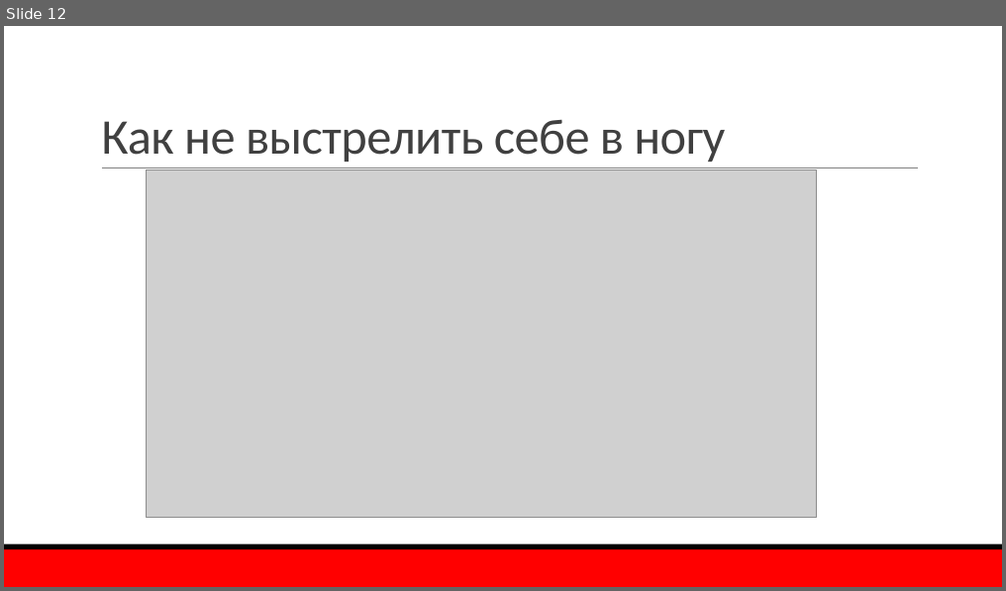
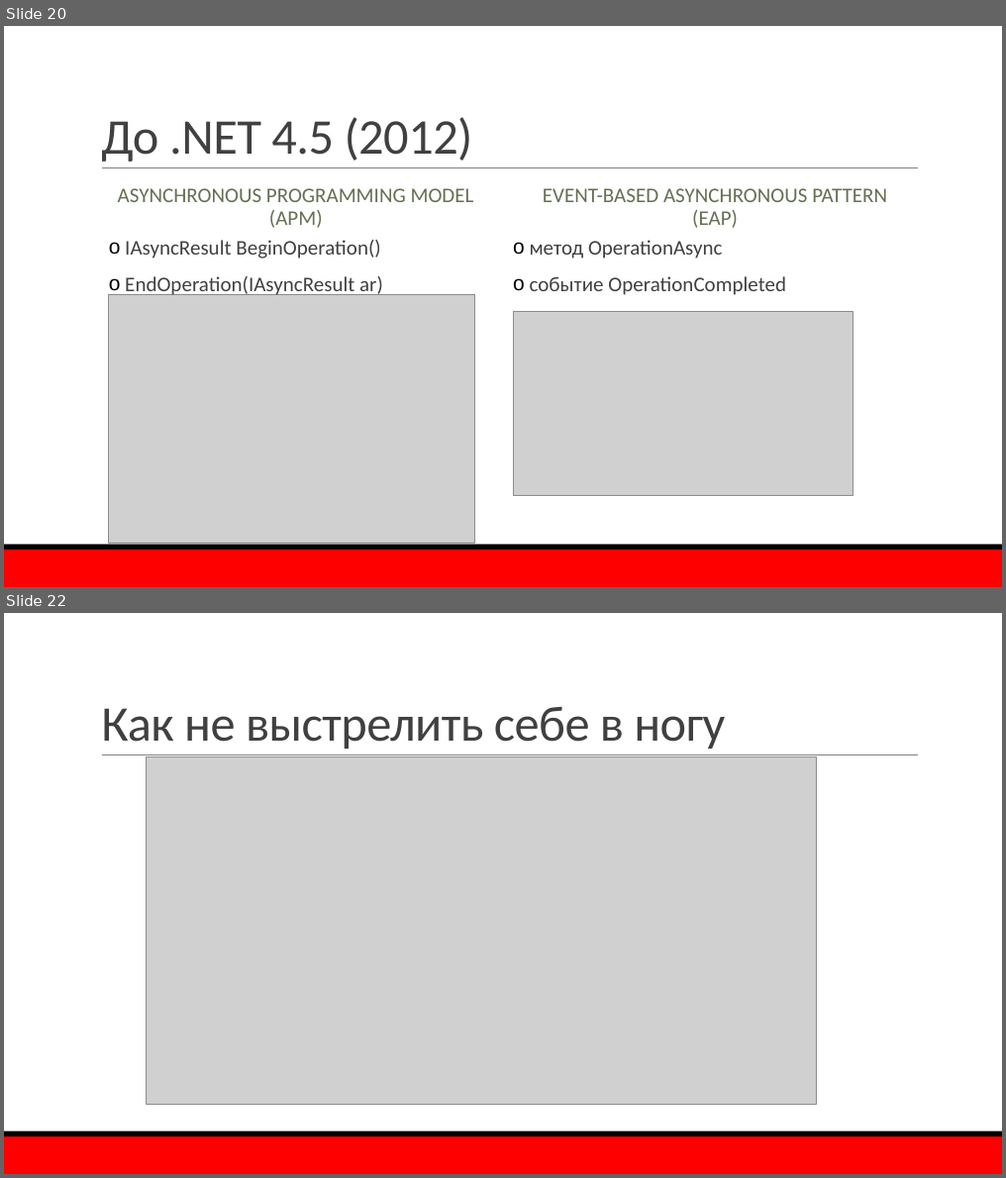
Before and after one commit to mao29/ConcurrencyCookBook, a slide deck: Presentation.pptx. Shown one above the other, each under a label of ours: slide 12 before the commit, slides 20 and 22 after it; the slides between them are not shown. The pictures are 1006x591 and 1006x1178 pixels, drawn with LibreOffice and Linux fonts; fonts in the diff are those of the drawing; grey boxes stand for pictures; background and template pictures are left out. Boxes give left, top, right and bottom in pixels: in the first picture for what was removed or moved away, otherwise in the second. Text is boxed around its words. In the diff, an @@ line names an element or a change of style, - is before the commit and + after.

```diff
--- a/Presentation.pptx
+++ b/Presentation.pptx
@@ slide 20 added at [4, 26, 1002, 587], background #FFFFFF; not listed: 3 template elements that a slide beside it also shows @@
@@ title added at [101, 117, 473, 162], 48 pt, text #404040 @@
+До .NET 4.5 (2012)
@@ text added at [118, 188, 474, 228], 20 pt, text #637052 @@
+ASYNCHRONOUS PROGRAMMING MODEL (APM)
@@ text added at [543, 188, 887, 228], 20 pt, text #637052 @@
+EVENT-BASED ASYNCHRONOUS PATTERN (EAP)
@@ text added at [125, 240, 383, 298], 20 pt, text #404040 @@
+o IAsyncResult BeginOperation()
+o EndOperation(IAsyncResult ar)
@@ text added at [530, 240, 786, 295], 20 pt, text #404040 @@
+o метод OperationAsync
+o событие OperationCompleted
@@ picture added at [109, 294, 475, 543] @@
@@ picture added at [513, 312, 853, 496] @@
@@ what was slide 12 is now slide 22 @@
```
Also in this commit, not shown: 6 slides changed, 15 other slides added, 1 slide removed, 1 other file.
